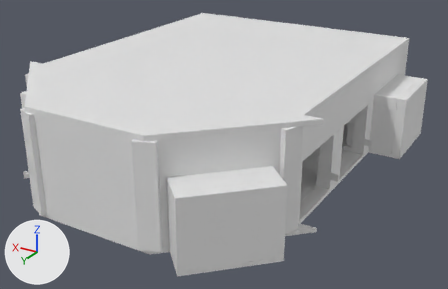
What one commit did to the FBX model art-source/lobby/Exports/V4_Duels.fbx.
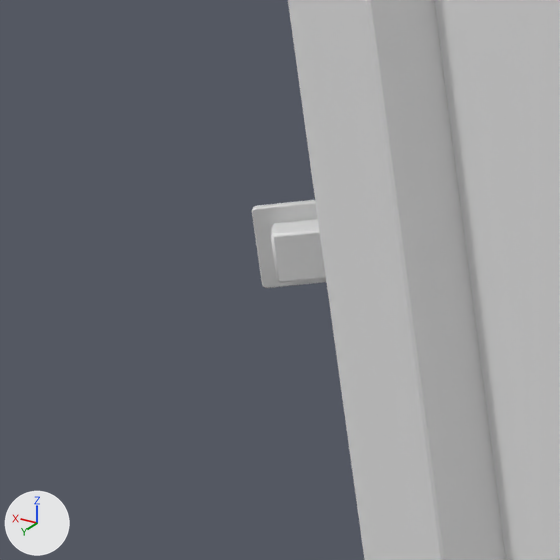
The first picture shows the older version from a 50 mm camera at (-104.9, 291.4, 83.8) aimed at (-3.5, 122.4, -0.7). The close-ups show the older and then the newer version on the part from 0% to 11% of the width and 53% to 70% of the height of that picture. Only the edits that show in the close-ups are written down. Arrows for +X, +Y and +Z are at lower left; the lights stay in place. Vertices at exactly the same position are counted once.

Script lines for the objects in view, before the commit:
```python
me_duels_v_wall_001 = bpy.data.meshes.new('Duels_V_Wall.001')
me_duels_v_wall_001.from_pydata(...)  # 573 vertices, 650 faces; spans x -47.4..47.4, y 58.0..187.4, z -3.0..27.0
me_duels_v_wall_001.materials.append(mat_v_wall)  # white #e7e7e7
me_duelsd_0116_v_steel_001 = bpy.data.meshes.new('DuelsD_0116_V_Steel.001')
me_duelsd_0116_v_steel_001.from_pydata(...)  # 192 vertices, 204 faces; spans x 20.43..30.47, y 176.27..180.59, z 2.25..16.5
me_duelsd_0116_v_steel_001.materials.append(mat_v_steel)  # white #e7e7e7
me_duelsd_0117_v_wall_001 = bpy.data.meshes.new('DuelsD_0117_V_Wall.001')
me_duelsd_0117_v_wall_001.from_pydata(...)  # 24 vertices, 26 faces; spans x 27.72..29.99, y 178.49..180.77, z 2.7..4.1
me_duelsd_0117_v_wall_001.materials.append(mat_v_wall)  # white #e7e7e7
ob_duels_v_wall = bpy.data.objects.new('Duels_V_Wall', me_duels_v_wall_001)
ob_duels_v_wall.location = (0.0, 0.0, 0.0)
ob_duelsd_0116_v_steel = bpy.data.objects.new('DuelsD_0116_V_Steel', me_duelsd_0116_v_steel_001)
ob_duelsd_0116_v_steel.location = (0.0, 0.0, 0.0)
ob_duelsd_0117_v_wall = bpy.data.objects.new('DuelsD_0117_V_Wall', me_duelsd_0117_v_wall_001)
ob_duelsd_0117_v_wall.location = (0.0, 0.0, 0.0)
```
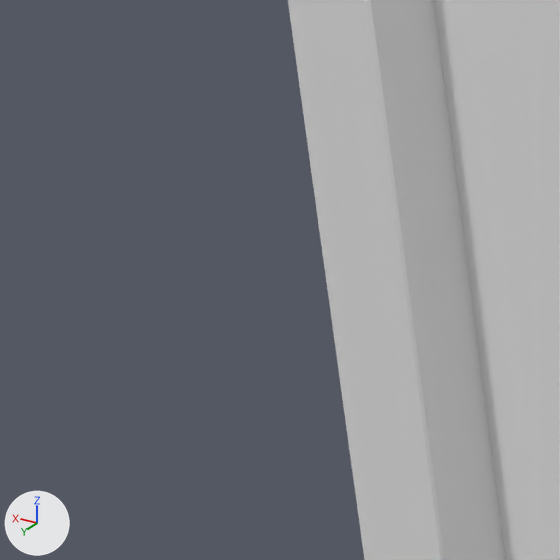
Where the change shows, as pixel boxes (x1, y1, x2, y2) in the close-ups (560 x 560 px):
'DuelsD_0117_V_Wall', reshaped (not visible afterwards): before (271, 219, 326, 283)
'DuelsD_0116_V_Steel', deleted: before (252, 200, 326, 288)

The edits, one by one:
me_duelsd_0117_v_wall_001 is used by ob_duelsd_0117_v_wall; location (0.0, 0.0, 0.0).
me_duelsd_0117_v_wall_001 had 24 vertices, 26 faces and spanned x 27.72..29.99, y 178.49..180.77, z 2.7..4.1.
me_duelsd_0117_v_wall_001 now has 216 vertices, 224 faces and spans x 28.75..45.0, y 124.05..143.95, z -3.0..13.8.
me_duelsd_0117_v_wall_001 part 1: 24 vertices removed from x 27.72..29.99, y 178.49..180.77, z 2.7..4.1.
Other edits to the shape of me_duelsd_0117_v_wall_001 do not show in these pictures.
Object 'DuelsD_0116_V_Steel' (ob_duelsd_0116_v_steel) is deleted.
